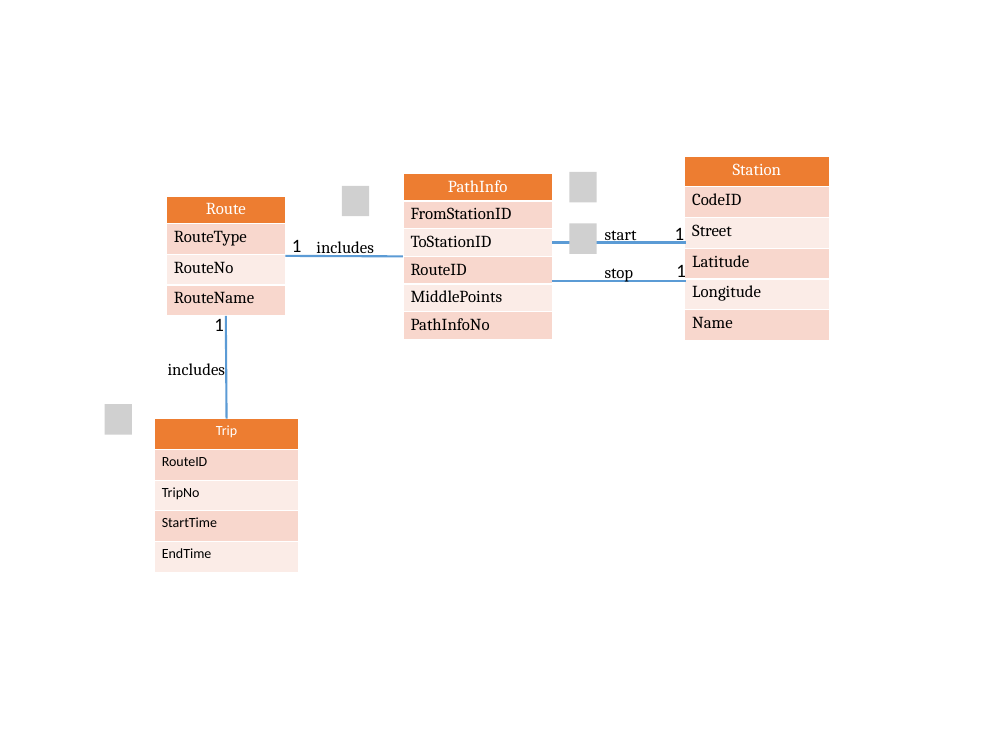
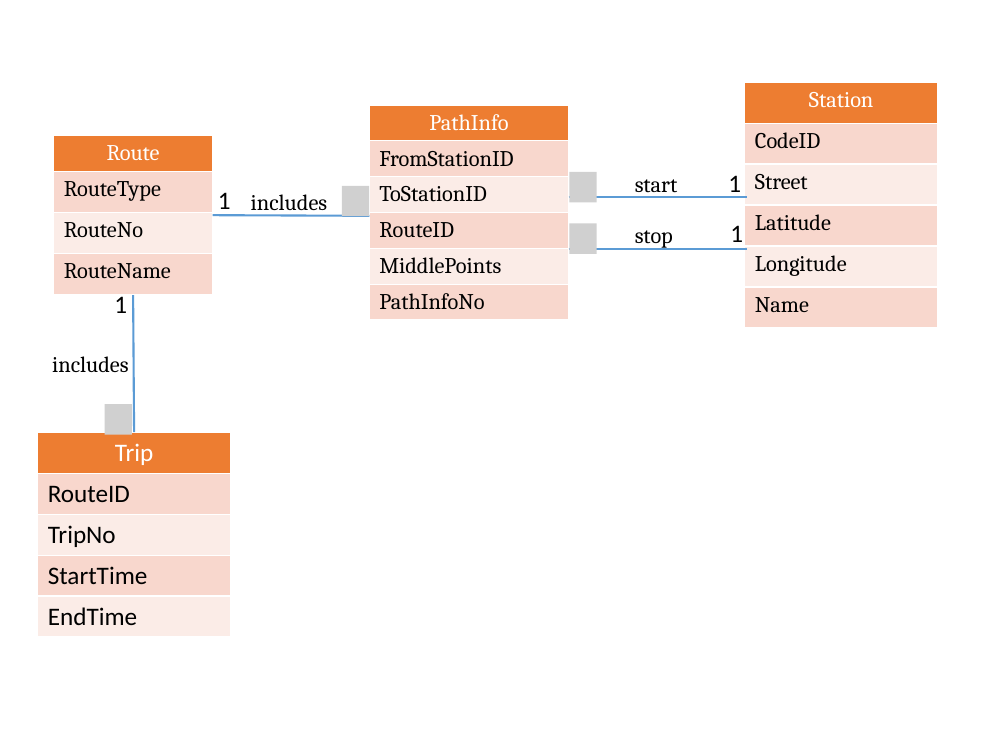
Before and after one commit to hqt/street-router, a slide deck: slide 126 of Document/presentation/full presentation.pptx (slide 129 before the commit). Drawn at 1008x756 pixels with LibreOffice and Linux fonts; fonts in the diff are those of the drawing; grey boxes stand for pictures. Boxes give left, top, right and bottom in pixels: in the first picture for what was removed or moved away, otherwise in the second. Text is boxed around its words. In the diff, an @@ line names an element or a change of style, - is before the commit and + after.

```diff
--- a/Document/presentation/full presentation.pptx
+++ b/Document/presentation/full presentation.pptx
@@ table at (745,82,937,328) @@
@@ size 12 to 16 pt @@
@@ table: place and size @@
-table at (684,156,829,341)
+table at (745,82,937,328)
@@ table at (369,105,569,327) @@
@@ size 12 to 16 pt @@
@@ table: place and size @@
-table at (403,173,552,340)
+table at (369,105,569,327)
@@ table at (53,135,213,295) @@
@@ size 12 to 16 pt @@
@@ table: place and size @@
-table at (166,196,285,316)
+table at (53,135,213,295)
@@ size 13.5 to 18 pt in 4 elements at (730,225,743,249), (728,175,741,198), (114,293,127,313), (218,192,231,215) @@
@@ text "1": place and size @@
-text "1" at (292,240,302,257)
+text "1" at (218,192,231,215)
@@ text "start": place and size @@
-text "start" at (605,230,637,244)
+text "start" at (635,179,678,198)
@@ text "1": place and size @@
-text "1" at (675,228,685,244)
+text "1" at (728,175,741,198)
@@ size 12 to 16 pt in 4 elements at (635,230,673,249), (635,179,678,198), (52,356,129,372), (251,194,328,216) @@
@@ text "includes": place and size @@
-text "includes" at (316,241,373,258)
+text "includes" at (251,194,328,216)
@@ line moved from (552, 243) - (686, 243) to (569, 198) - (747, 198) @@
@@ line moved from (285, 256) - (403, 256) to (213, 215) - (369, 216) @@
@@ text "stop": place and size @@
-text "stop" at (605,268,634,282)
+text "stop" at (635,230,673,249)
@@ text "1": place and size @@
-text "1" at (676,262,686,282)
+text "1" at (730,225,743,249)
@@ line moved from (552, 281) - (686, 281) to (569, 249) - (747, 249) @@
@@ text "1": place and size @@
-text "1" at (214,319,224,331)
+text "1" at (114,293,127,313)
@@ line moved from (226, 316) - (227, 418) to (133, 295) - (134, 432) @@
@@ text "includes": place and size @@
-text "includes" at (168,363,225,375)
+text "includes" at (52,356,129,372)
@@ table at (37,432,230,637) @@
@@ size 10 to 18 pt @@
@@ table: place and size @@
-table at (154,418,298,572)
+table at (37,432,230,637)
```
Also in this commit, not shown: 92 other slides changed, 13 slides added, 9 slides removed, 2 other files.
